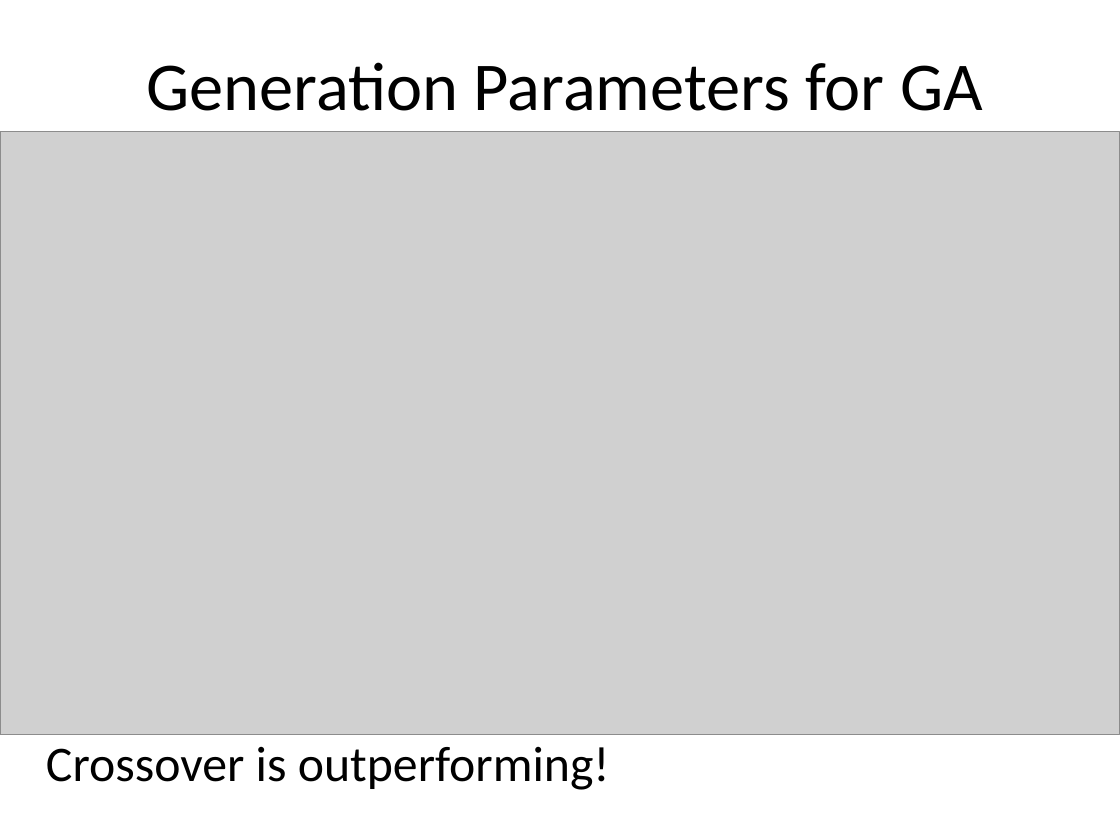
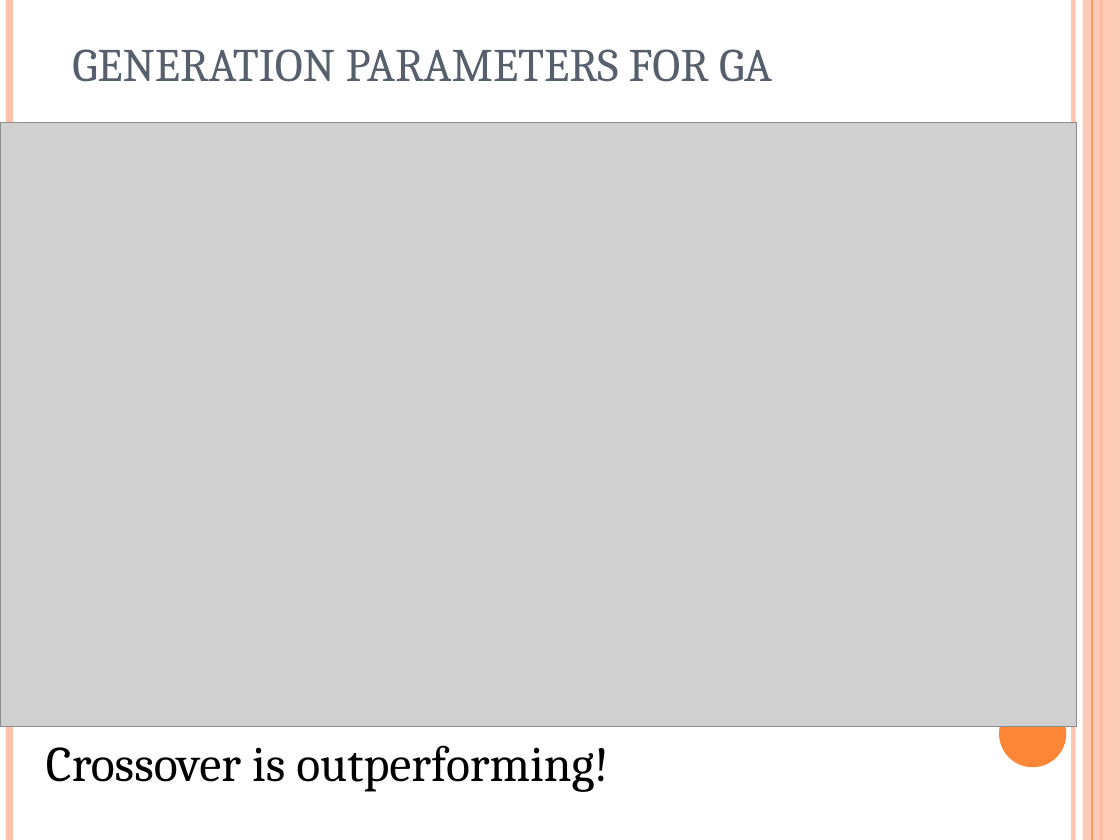
Before and after one commit to akokcam/csc384-genetic-algorithms-project, a slide deck: slide 5 of GA_TestBench/Data Files/presentation.ppt. Drawn at 1120x840 pixels with LibreOffice and Linux fonts; fonts in the diff are those of the drawing; grey boxes stand for pictures. Boxes give left, top, right and bottom in pixels: in the first picture for what was removed or moved away, otherwise in the second. Text is boxed around its words. In the diff, an @@ line names an element or a change of style, - is before the commit and + after.

```diff
--- a/GA_TestBench/Data Files/presentation.ppt
+++ b/GA_TestBench/Data Files/presentation.ppt
@@ line added from (9, 0) to (9, 840), #FEC3AE 4.51 pt @@
@@ title "GENERATION PARAMETERS FOR GA" at box(72, 49, 772, 82): vertical alignment middle to bottom @@
@@ line added from (1073, 0) to (1073, 840), #FEC3AE 3 pt @@
@@ rectangle added at box(1083, 0, 1120, 840), fill #FEC3AE at 87% opacity @@
@@ line added from (1092, 0) to (1092, 840), #FE8637 0.74 pt @@
@@ line added from (1101, 0) to (1101, 840), #FE8637 1.5 pt @@
@@ title at box(72, 49, 772, 82): text changed; size 44 to 30 pt; font Calibri to Cambria; text colour #000000 to #575F6D @@
-Generation Parameters for GA
+GENERATION PARAMETERS FOR GA
@@ picture: place and size @@
-picture at box(0, 131, 1120, 735)
+picture at box(0, 122, 1076, 726)
@@ ellipse added at box(999, 700, 1066, 767), fill #FE8637 @@
@@ text "Crossover is outperforming!" at box(46, 745, 609, 792): font Calibri to Cambria @@
```
Also in this commit, not shown: 11 other slides changed.
